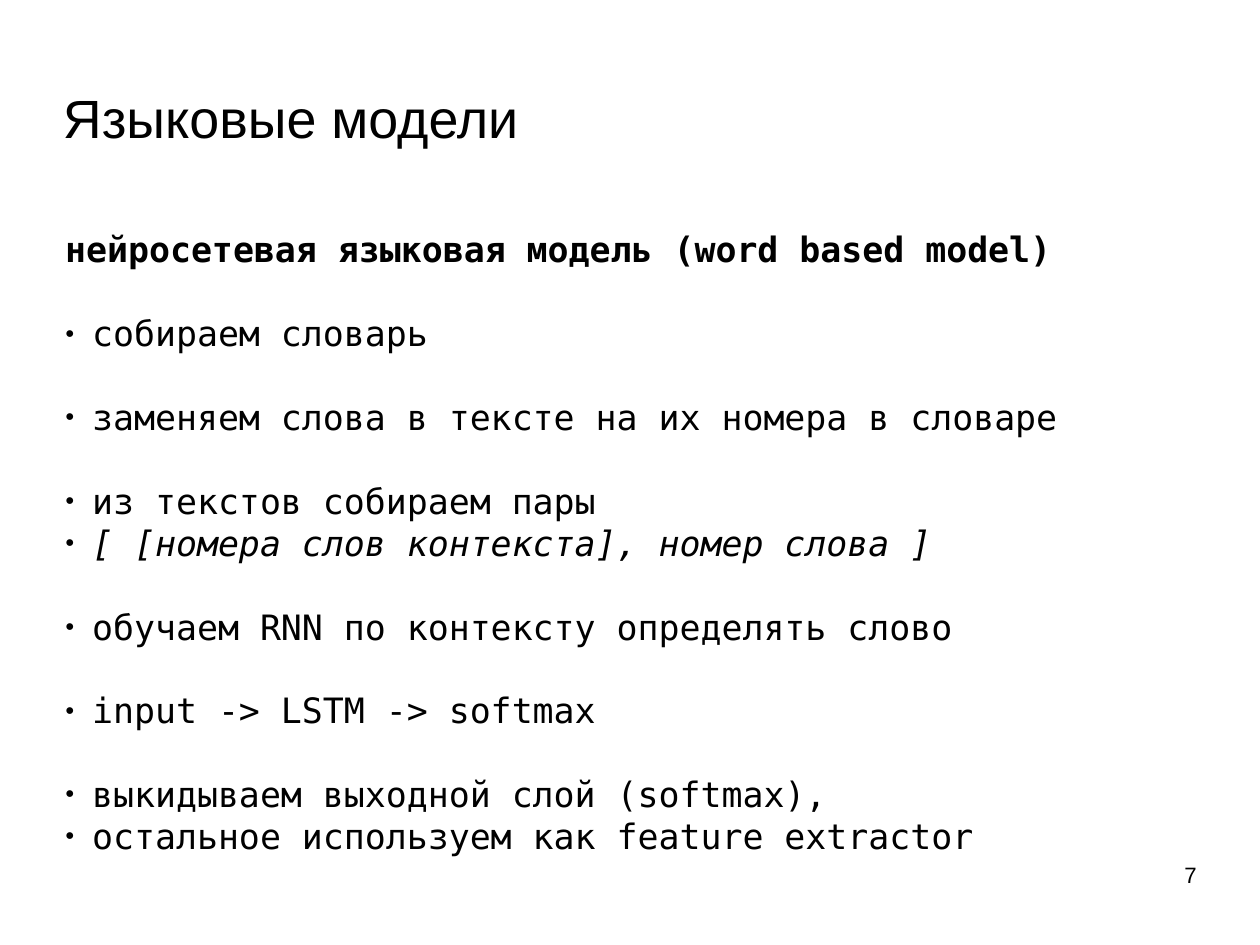
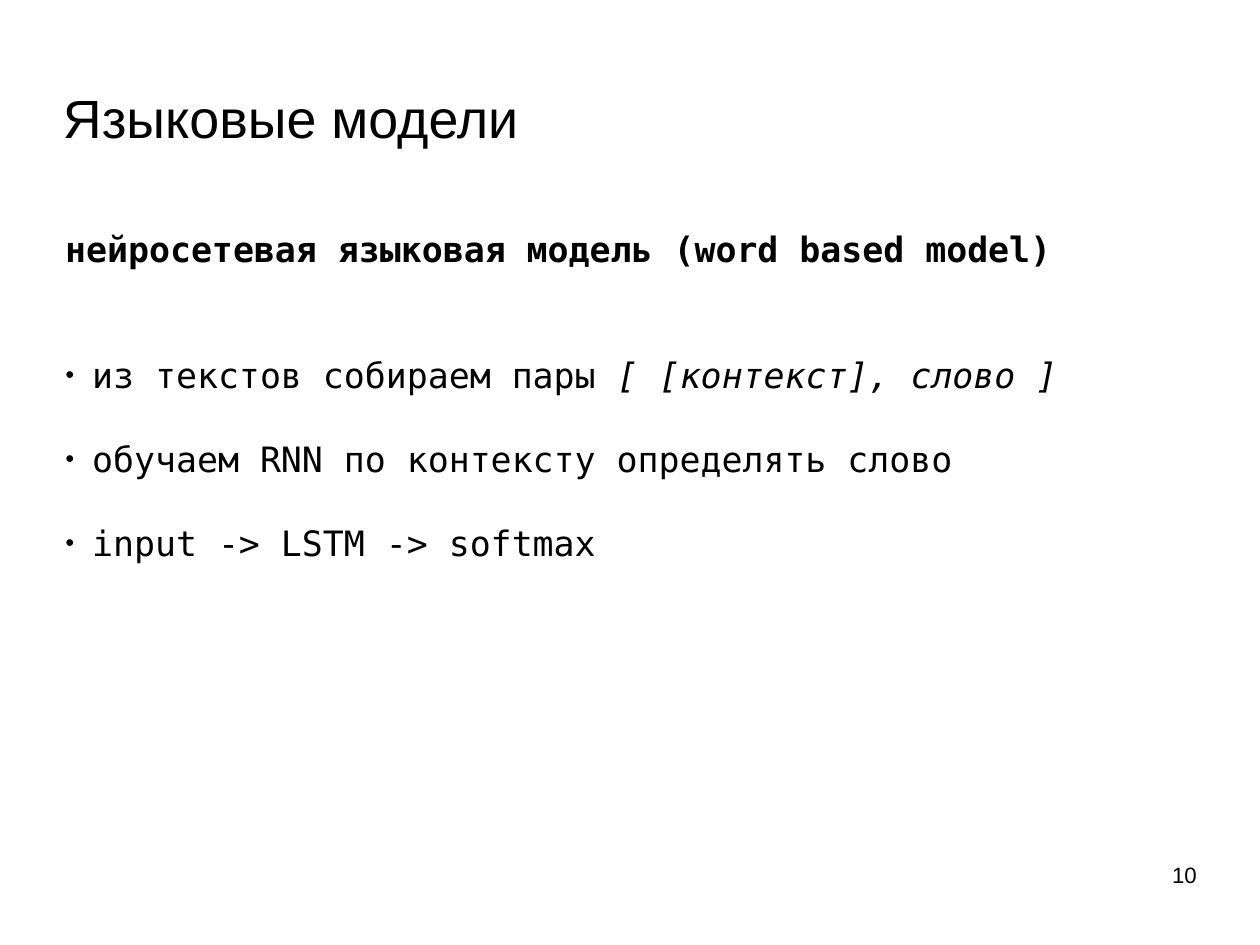
Before and after one commit to mechanoid5/ml_nlp_2022, a slide deck: slide 10 of 05-lang-model.odp (slide 7 before the commit). Drawn at 1260x945 pixels with LibreOffice and Linux fonts; fonts in the diff are those of the drawing; background and template pictures are left out. Boxes give left, top, right and bottom in pixels: in the first picture for what was removed or moved away, otherwise in the second. Text is boxed around its words. In the diff, an @@ line names an element or a change of style, - is before the commit and + after.

```diff
--- a/05-lang-model.odp
+++ b/05-lang-model.odp
@@ text at (92, 361, 1016, 396): text changed @@
-● собираем словарь
-● заменяем слова в тексте на их номера в словаре
-● из текстов собираем пары
-● [ [номера слов контекста], номер слова ]
+● из текстов собираем пары [ [контекст], слово ]
@@ text at (92, 779, 973, 857): paragraphs removed @@
-● выкидываем выходной слой (softmax),
-● остальное используем как feature extractor
@@ page number at (1172, 867, 1197, 884): text changed @@
-7
+10
```
Also in this commit, not shown: 4 other slides changed, 5 slides added, 2 slides removed, 1 other file.
